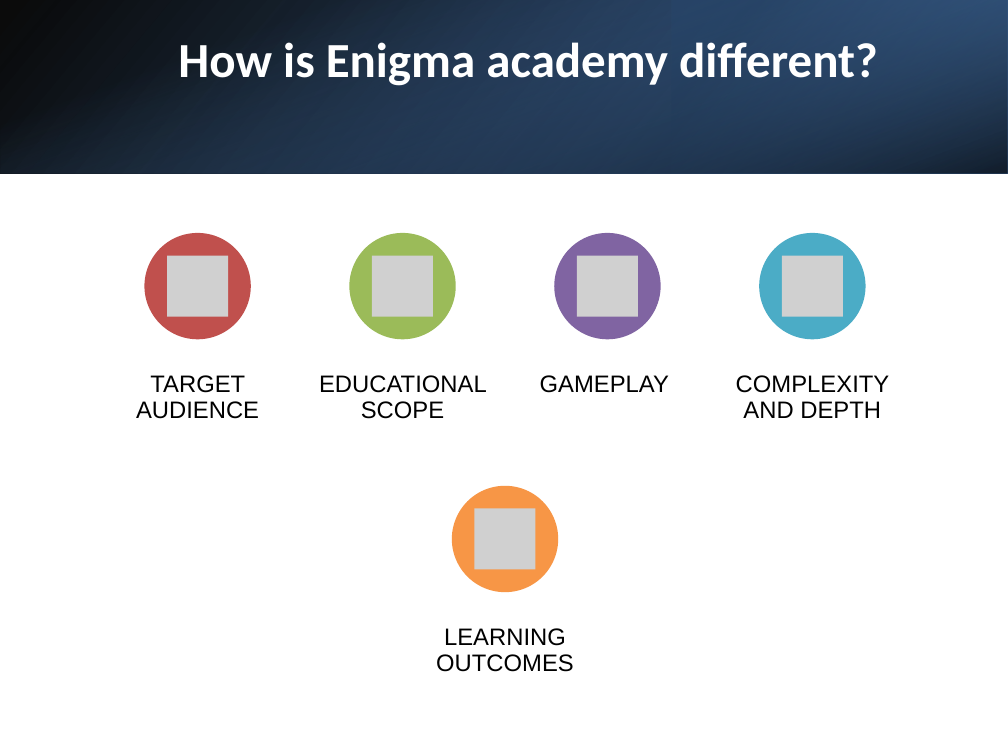
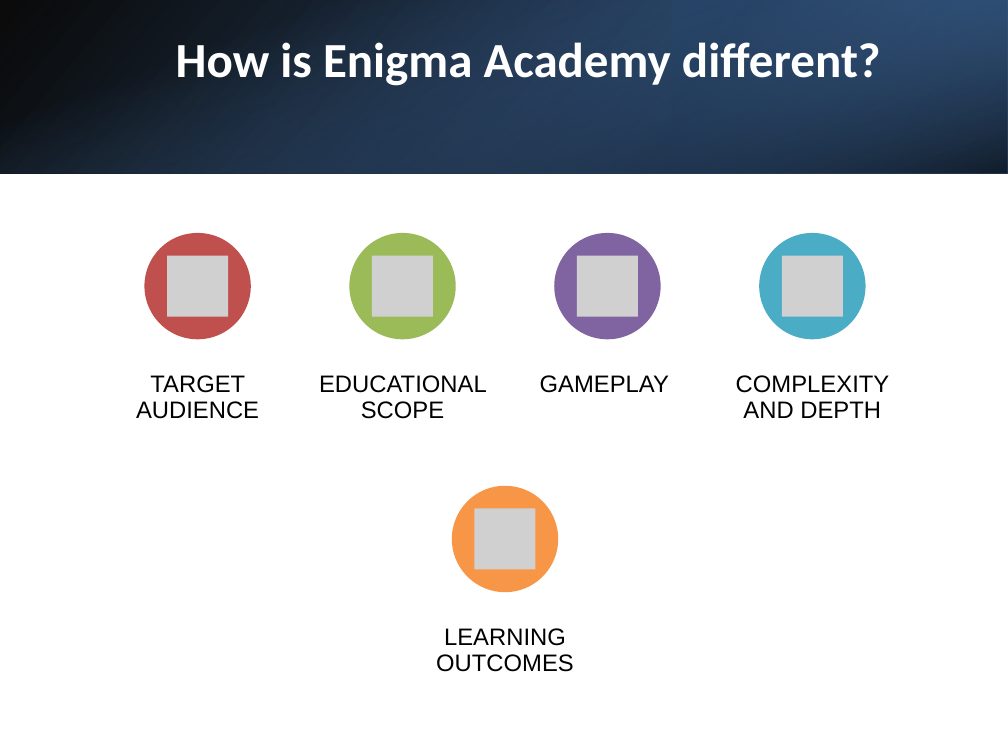
Before and after one commit to Firas-amaria/FinalProject-CryptoGame, a slide deck: slide 10 of Capstone Project Phase A-25-1-D-8.pptx. Drawn at 1008x756 pixels with LibreOffice and Linux fonts; fonts in the diff are those of the drawing; grey boxes stand for pictures. Boxes give left, top, right and bottom in pixels: in the first picture for what was removed or moved away, otherwise in the second. Text is boxed around its words. In the diff, an @@ line names an element or a change of style, - is before the commit and + after.

```diff
--- a/Capstone Project Phase A-25-1-D-8.pptx
+++ b/Capstone Project Phase A-25-1-D-8.pptx
@@ title at [176,42,881,86]: text changed @@
-How is Enigma academy different?
+How is Enigma Academy different?
```
Also in this commit, not shown: 7 other slides changed, 4 slides removed.
